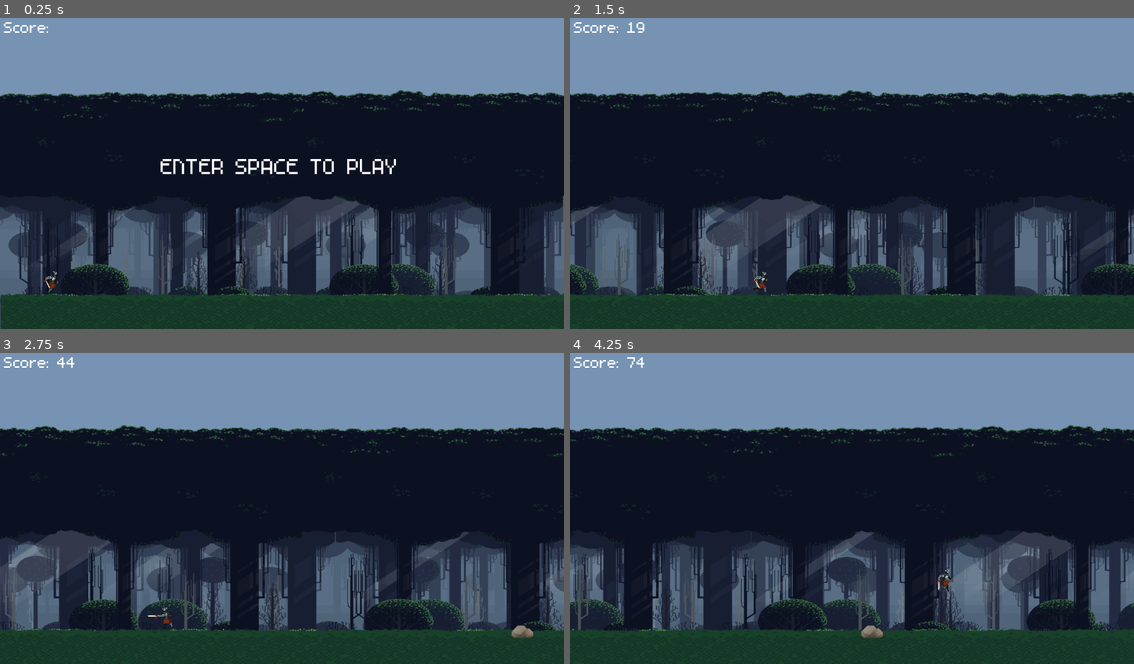
Above: before the commit, frames 1-4 (two rows, left to right).
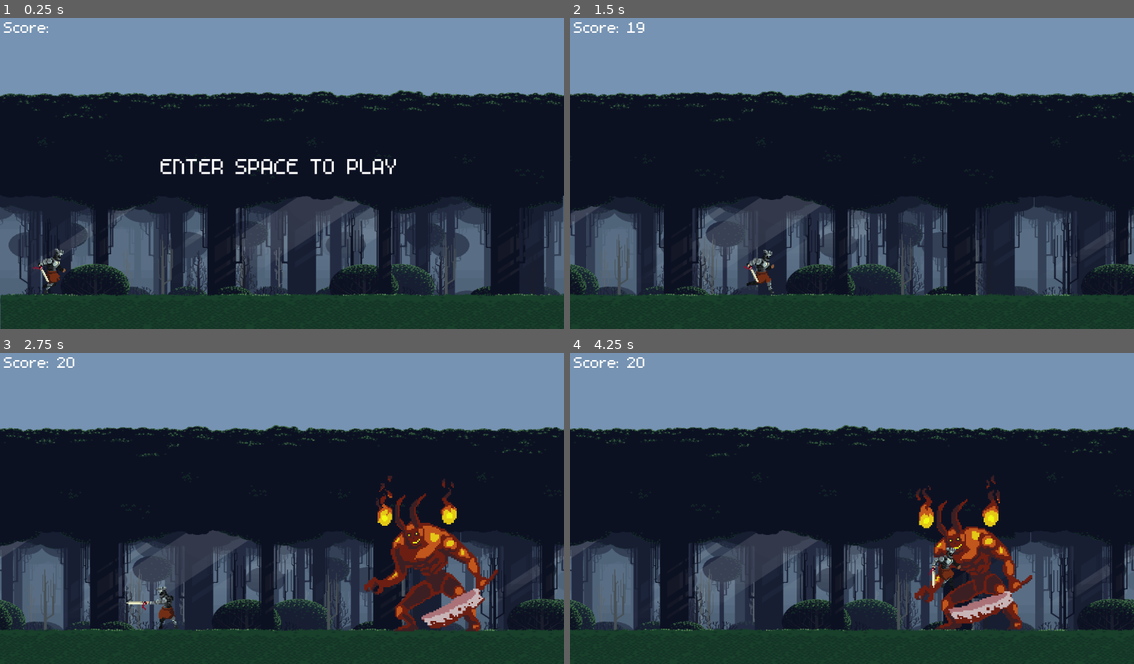
Above: after the commit, the same moments.

Repository: Takhar42/Final_GameSurvivor
Game: Godot game, scene res://Scenes/world.tscn
The game is run twice, just before and just after one commit, with the same random seed, the same clock (stepped at 60 frames per second) and the same inputs.
Inputs:
- Up to frame 1 (0.25 s): no input
- Up to frame 2 (1.5 s): tap Enter (ui_accept) at 0.5 s; hold S (sword) 0.53-1.28 s; hold Right (ui_right) from 0.53 s (still down); tap Up (jump) at 0.77 s; tap S (sword) at 1.35 s
- Up to frame 3 (2.75 s): tap Up (jump) at 1.52 s; release Right (ui_right) at 2.03 s; hold Left (ui_left) from 2.03 s (still down); hold S (sword) from 2.03 s (still down)
- Up to frame 4 (4.25 s): release Left (ui_left) at 2.78 s; release S (sword) at 2.78 s; hold Right (ui_right) from 2.78 s (still down); tap S (sword) at 2.85 s; tap Up (jump) at 3.02, 3.77 s; hold S (sword) from 3.53 s (still down)

The runs differ from the first frame. In frame 1, 0.3% of the frame differs, in the area x 5-12%, y 74-89%; in frame 2, 0.3%; in frame 3, 20%; in frame 4, 22%, in the area x 0-100%, y 1-92%.

Commit message:
Update boss.gd

Diff:
--- a/Scenes/boss.tscn
+++ b/Scenes/boss.tscn
@@ -343,30 +343,32 @@
 }]
 
 [sub_resource type="RectangleShape2D" id="RectangleShape2D_aicgf"]
-size = Vector2(80, 80)
+size = Vector2(220, 232)
 
 [sub_resource type="RectangleShape2D" id="RectangleShape2D_5hs43"]
-size = Vector2(50, 20)
+size = Vector2(169, 90)
 
 [node name="Boss" type="CharacterBody2D"]
 collision_mask = 2
 script = ExtResource("1_aegsf")
 
 [node name="AnimatedSprite2D" type="AnimatedSprite2D" parent="."]
+texture_filter = 1
 position = Vector2(0, -40)
+scale = Vector2(3, 3)
 sprite_frames = SubResource("SpriteFrames_ov4fo")
-animation = &"attack"
+animation = &"idle"
 autoplay = "idle"
-frame_progress = 0.126988
 
 [node name="CollisionShape2D" type="CollisionShape2D" parent="."]
+position = Vector2(-2, 80)
 shape = SubResource("RectangleShape2D_aicgf")
 
 [node name="cleaver" type="Area2D" parent="."]
 script = ExtResource("62_liaj4")
 
 [node name="CollisionShape2D" type="CollisionShape2D" parent="cleaver"]
-position = Vector2(-81, 24)
+position = Vector2(-252.5, 149)
 shape = SubResource("RectangleShape2D_5hs43")
 
 [connection signal="body_entered" from="cleaver" to="cleaver" method="_on_body_entered"]
--- a/Scenes/node_2d.tscn
+++ b/Scenes/node_2d.tscn
@@ -217,10 +217,7 @@
 metadata/_edit_use_anchors_ = true
 
 [node name="Boss" parent="." instance=ExtResource("24_644rn")]
-position = Vector2(944, -56)
+position = Vector2(1016, -304)
 
 [node name="Player" parent="." instance=ExtResource("17_tqyd5")]
 position = Vector2(104, 544)
-MOVE_SPEED = 300.0
-JUMP_VELOCITY = -600.0
-HEALTH = 100.0
--- a/Scenes/player.tscn
+++ b/Scenes/player.tscn
@@ -399,13 +399,14 @@
 size = Vector2(26.6667, 48.0003)
 
 [sub_resource type="RectangleShape2D" id="RectangleShape2D_lj6je"]
-size = Vector2(20, 16.5)
+size = Vector2(20, 16.125)
 
 [node name="Player" type="CharacterBody2D"]
 script = ExtResource("1_a35f0")
 
 [node name="AnimatedSprite2D" type="AnimatedSprite2D" parent="."]
 texture_filter = 1
+scale = Vector2(2, 2)
 sprite_frames = SubResource("SpriteFrames_enrvx")
 animation = &"idle"
 autoplay = "idle"
@@ -413,17 +414,20 @@
 [node name="sword" type="Area2D" parent="."]
 
 [node name="SwordCollisionShape2D" type="CollisionShape2D" parent="sword"]
-position = Vector2(24, 8)
+position = Vector2(40, 16)
+scale = Vector2(2, 2)
 shape = SubResource("RectangleShape2D_yqw30")
 
 [node name="CollisionShape2D" type="CollisionShape2D" parent="."]
 visible = false
-position = Vector2(0, 8)
+position = Vector2(0, 16)
+scale = Vector2(2, 2)
 shape = SubResource("RectangleShape2D_ko6eh")
 
 [node name="SlideCollisionShape2D" type="CollisionShape2D" parent="."]
 visible = false
-position = Vector2(0, 23.75)
+position = Vector2(8, 47.875)
+scale = Vector2(2, 2)
 shape = SubResource("RectangleShape2D_lj6je")
 
 [node name="JumpAudio" type="AudioStreamPlayer2D" parent="."]
--- a/Scripts/boss.gd
+++ b/Scripts/boss.gd
@@ -54,8 +54,10 @@
 		return  # Ensure the player node is valid
 
 	# Move towards the player's x-position
-	var direction = sign(player.position.x - position.x + 100)
-	if abs(player.position.x - position.x + 100) < 80:
+	var distance = player.global_position.x - global_position.x + 100
+	var direction = sign(distance)
+	print(distance)
+	if (distance < 0 and distance > -150) or (distance > 0 and distance < 360):
 		sprite.play("idle")
 		return
 	velocity.x = direction * move_speed
--- a/Scripts/world.gd
+++ b/Scripts/world.gd
@@ -64,11 +64,11 @@
 		generate_obs()
 		cleanup_obstacles()
 
-		if score/15 == 200:
+		if score/15 == 20:
 			game_live = false
 			clear_all()
-			$Node2D/Boss.position.x = $Node2D/Camera2D.position.x + 480
-			$Node2D/Boss.position.y = $Node2D/Camera2D.position.y + 250
+			$Node2D/Boss.position.x = $Node2D/Camera2D.position.x + 300
+			$Node2D/Boss.position.y = $Node2D/Camera2D.position.y + 60
 
 		if $Node2D/Camera2D.position.x - $Node2D/StaticBody2D.position.x > screen_size.x * 1.5:
 			$Node2D/StaticBody2D.position.x += screen_size.x
